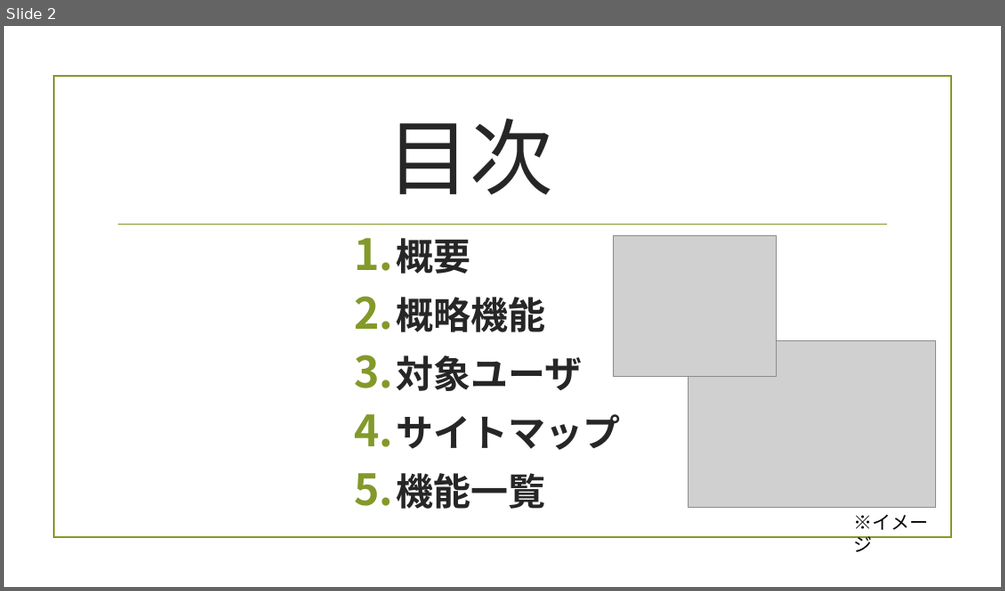
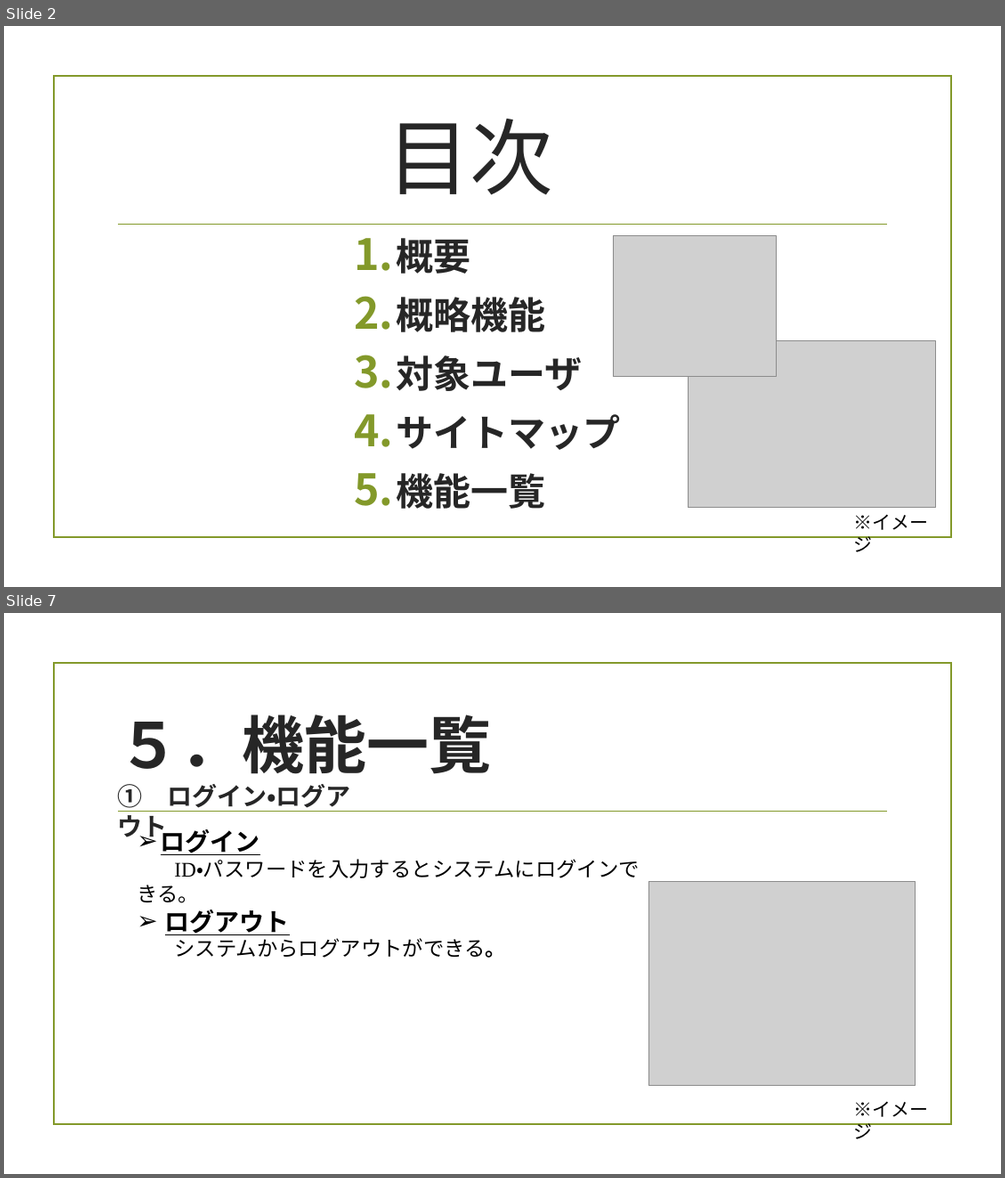
Before and after one commit to ShinjiTanaka2016/originalSite_WeCalendar, a slide deck: WeCalendar/WeCalendar概要書.pptx. Shown one above the other, each under a label of ours: slide 2 before the commit, slides 2 and 7 after it; the slides between them are not shown. The pictures are 1005x591 and 1005x1178 pixels, drawn with LibreOffice and Linux fonts; fonts in the diff are those of the drawing; grey boxes stand for pictures; background and template pictures are left out. Boxes give left, top, right and bottom in pixels: in the first picture for what was removed or moved away, otherwise in the second. Text is boxed around its words. In the diff, an @@ line names an element or a change of style, - is before the commit and + after.

```diff
--- a/WeCalendar/WeCalendar概要書.pptx
+++ b/WeCalendar/WeCalendar概要書.pptx
@@ slide 7 added at box(4, 613, 1001, 1174), background picture (left out); not listed: 2 template elements that a slide beside it also shows @@
@@ text added at box(117, 714, 491, 774), 60 pt, text #262626, bold @@
+５．機能一覧
@@ text added at box(117, 784, 351, 843), 24 pt, text #262626, bold @@
+① ログイン・ログアウト
@@ text added at box(137, 826, 639, 957), 20 pt, text #000000 @@
+➢ ログイン
+ID・パスワードを入力するとシステムにログインできる。
+➢ ログアウト
+システムからログアウトができる。
@@ picture added at box(648, 882, 915, 1086) @@
@@ text added at box(854, 1101, 929, 1139), 18 pt, text #000000 @@
+※イメージ
```
Also in this commit, not shown: 4 slides changed, 4 other slides added.
